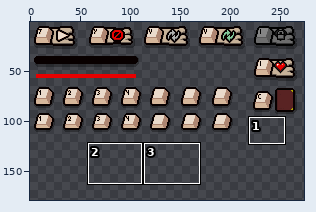
Two states of a sprite sheet, resources-dlc3/gfx/ui/uiElements.png. Above: a wide view before the commit, with the close-up outlined.
Close-up. The starting point:
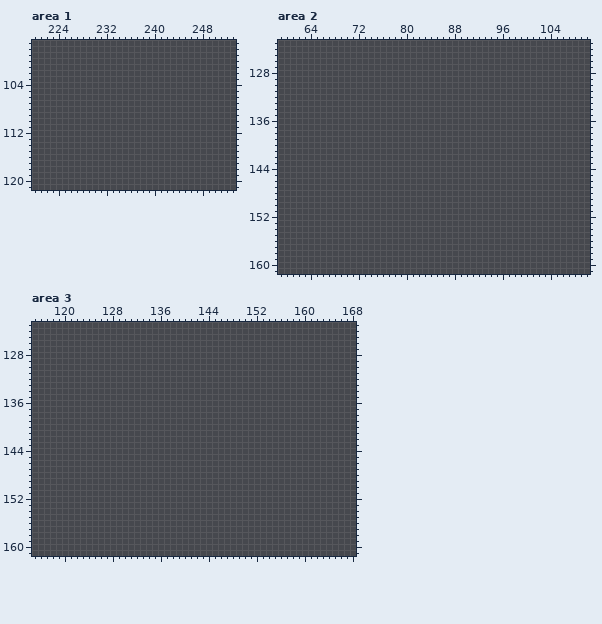
The file is 281x200 pixels. Colours within 5 levels of each other are drawn and written as one. Shown: area 1: x 220..253, y 97..121; area 2: x 59..110, y 123..161; area 3: x 115..168, y 123..161. The wide view leaves out empty margins. The commit also changed other parts of the picture, which this record leaves out.
Once edited:
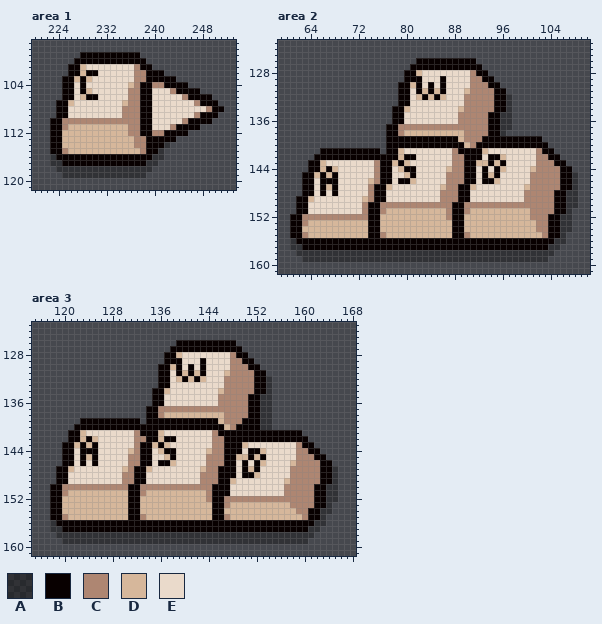
Palette (. is transparent): A #0000004d  B #080000  C #ae8672  D #d6b79b  E #eadacb
What changed:
Changed rows in their new state; - is an unchanged pixel.
Area 1:
first column x 223:
 99 -----BBBBBBBBBB--------------
100 ----BBBBBBBBBBBB-------------
101 ---BBDEEEEEEEECBB------------
102 ---BBDBBEEEEEECCBBB----------
103 --BBDBDEEEEEEECCBBBBB--------
104 --BBEBEEEEEEEDCBBCCBBBB------
105 --BBEBDEEEEEECCBBEEECBBBB----
106 --BBEDBBEEEEECCBBEEEEECBBBB--
107 -BBDEEEEEEEEDCCBBEEEEEEECBBB-
108 -BBEEEEEEEEECCCBBEEEEEEEEECBB
109 -BBEEEEEEEEECCCBBEEEEEEECBBB-
110 BBCCCCCCCCCCCCCBBEEEEECBBBB--
111 BBCDDDDDDDDDDCCBBEEECBBBB----
112 BBDDDDDDDDDDDCCBBCCBBBB------
113 BBDDDDDDDDDDDDCCBBBBB--------
114 BBDDDDDDDDDDDDCCBBBA---------
115 BBCDDDDDDDDDDDDCBBA----------
116 ABBBBBBBBBBBBBBBBAA----------
117 AABBBBBBBBBBBBBBAA-----------
118 -AAAAAAAAAAAAAAAA------------
119 --AAAAAAAAAAAAAA-------------
Area 2:
first column x 61:
126 ---------------------BBBBBBBBBB-----------------
127 --------------------BBBBBBBBBBBB----------------
128 -------------------BBDEEEEEEEECBB---------------
129 -------------------BBBEEEBEEEECCBB--------------
130 ------------------BBDBEBEBEEEECCCBB-------------
131 ------------------BBEBDBDBEEEDCCCCBB------------
132 ------------------BBEDBDBDEEECCCCCBBA-----------
133 ------------------BBEEEEEEEEECCCCCBBA-----------
134 -----------------BBDEEEEEEEEDCCCCCBBA-----------
135 -----------------BBEEEEEEEEECCCCCBBAA-----------
136 -----------------BBEEEEEEEEECCCCCBBAA-----------
137 ----------------BBCCCCCCCCCCCCCCCBBAA-----------
138 ----------------BBCDDDDDDDDDDCCCCBBA------------
139 ----------------BBBBBBBBBBBBDCCCBBBBBBBBBB------
140 ----------------BBBBBBBBBBBBBDCBBBBBBBBBBBB-----
141 -----BBBBBBBBBB-BBDEEEEEEEECBBBBDEEEEEEEECBB----
142 ----BBBBBBBBBBBBBBDBBEEEEEECCBBBEBBDEEEEECCBB---
143 ---BBDEEEEEEEECBBDBDEEEEEEECCBBDDBDBEEEEECCCBB--
144 ---BBDBDEEEEEECBBEDBBEEEEEDCCBBEBEBDEEEEDCCCCBB-
145 --BBDBDBEEEEEECBBEEDBEEEEECCCBBEBDBEEEEECCCCCBBA
146 --BBEBBBEEEEEDCBBEBBDEEEEECCCBBEBBDEEEEECCCCCBBA
147 --BBEBDBEEEEECBBDEEEEEEEEDCCBBDEEEEEEEEDCCCCCBBA
148 --BBEBEBEEEEECBBEEEEEEEEECCCBBEEEEEEEEECCCCCBBAA
149 -BBDEEEEEEEEDCBBEEEEEEEEECCCBBEEEEEEEEECCCCCBBAA
150 -BBEEEEEEEEECBBCCCCCCCCCCCCBBCCCCCCCCCCCCCCCBBAA
151 -BBEEEEEEEEECBBCDDDDDDDDDDCBBCDDDDDDDDDDCCCCBBA-
152 BBCCCCCCCCCCCBBDDDDDDDDDDDCBBDDDDDDDDDDDCCCBBAA-
153 BBCDDDDDDDDDDBBDDDDDDDDDDDDBBDDDDDDDDDDDDCCBBAA-
154 BBDDDDDDDDDDDBBDDDDDDDDDDDDBBDDDDDDDDDDDDCCBBAA-
155 BBCDDDDDDDDDDBBCDDDDDDDDDDDBBCDDDDDDDDDDDDCBBA--
156 ABBBBBBBBBBBBBBBBBBBBBBBBBBBBBBBBBBBBBBBBBBBAA--
157 AABBBBBBBBBBBBBBBBBBBBBBBBBBBBBBBBBBBBBBBBBAA---
158 -AAAAAAAAAAAAAAAAAAAAAAAAAAAAAAAAAAAAAAAAAAA----
159 --AAAAAAAAAAAAAAAAAAAAAAAAAAAAAAAAAAAAAAAAA-----
Area 3:
first column x 118:
126 ---------------------BBBBBBBBBB-----------------
127 --------------------BBBBBBBBBBBB----------------
128 -------------------BBDEEEEEEEECBB---------------
129 -------------------BBBEEEBEEEECCBB--------------
130 ------------------BBDBEBEBEEEECCCBB-------------
131 ------------------BBEBDBDBEEEDCCCCBB------------
132 ------------------BBEDBDBDEEECCCCCBBA-----------
133 ------------------BBEEEEEEEEECCCCCBBA-----------
134 -----------------BBDEEEEEEEEDCCCCCBBA-----------
135 -----------------BBEEEEEEEEECCCCCBBAA-----------
136 -----------------BBEEEEEEEEECCCCCBBAA-----------
137 ----------------BBCCCCCCCCCCCCCCCBBAA-----------
138 ----------------BBCDDDDDDDDDDCCCCBBAA-----------
139 -----BBBBBBBBBB-BBBBBBBBBBBBDCCCBBBAA-----------
140 ----BBBBBBBBBBBBBBBBBBBBBBBBBDCBBBBAA-----------
141 ---BBDEEEEEEEECBBBDEEEEEEEECBBBBBBBBBBBBBB------
142 ---BBDBDEEEEEECCBBDBBEEEEEECCBBBBBBBBBBBBBB-----
143 --BBDBDBEEEEEECBBDBDEEEEEEECCBBBDEEEEEEEECBB----
144 --BBEBBBEEEEEDCBBEDBBEEEEEDCCBBBEBBDEEEEECCBB---
145 --BBEBDBEEEEECCBBEEDBEEEEECCCBBDDBDBEEEEECCCBB--
146 --BBEBEBEEEEECCBBEBBDEEEEECCCBBEBEBDEEEEDCCCCBB-
147 -BBDEEEEEEEEDCBBDEEEEEEEEDCCBBBEBDBEEEEECCCCCBBA
148 -BBEEEEEEEEECCBBEEEEEEEEECCCBBBEBBDEEEEECCCCCBBA
149 -BBEEEEEEEEECCBBEEEEEEEEECCCBBDEEEEEEEEDCCCCCBBA
150 BBCCCCCCCCCCCBBCCCCCCCCCCCCBBBEEEEEEEEECCCCCBBAA
151 BBCDDDDDDDDDDBBCDDDDDDDDDDCBBBEEEEEEEEECCCCCBBAA
152 BBDDDDDDDDDDDBBDDDDDDDDDDDCBBCCCCCCCCCCCCCCCBBAA
153 BBDDDDDDDDDDDBBDDDDDDDDDDDDBBCDDDDDDDDDDCCCCBBA-
154 BBDDDDDDDDDDDBBDDDDDDDDDDDDBBDDDDDDDDDDDDCCBBAA-
155 BBCDDDDDDDDDDBBCDDDDDDDDDDDBBCDDDDDDDDDDDDCBBA--
156 ABBBBBBBBBBBBBBBBBBBBBBBBBBBBBBBBBBBBBBBBBBBAA--
157 AABBBBBBBBBBBBBBBBBBBBBBBBBBBBBBBBBBBBBBBBBAA---
158 -AAAAAAAAAAAAAAAAAAAAAAAAAAAAAAAAAAAAAAAAAAA----
159 --AAAAAAAAAAAAAAAAAAAAAAAAAAAAAAAAAAAAAAAAA-----
Where, in picture pixels (left, top, right, bottom), the same in both close-ups:
added: (50, 52, 224, 178)
added: (290, 58, 578, 262)
added: (50, 340, 338, 544)
